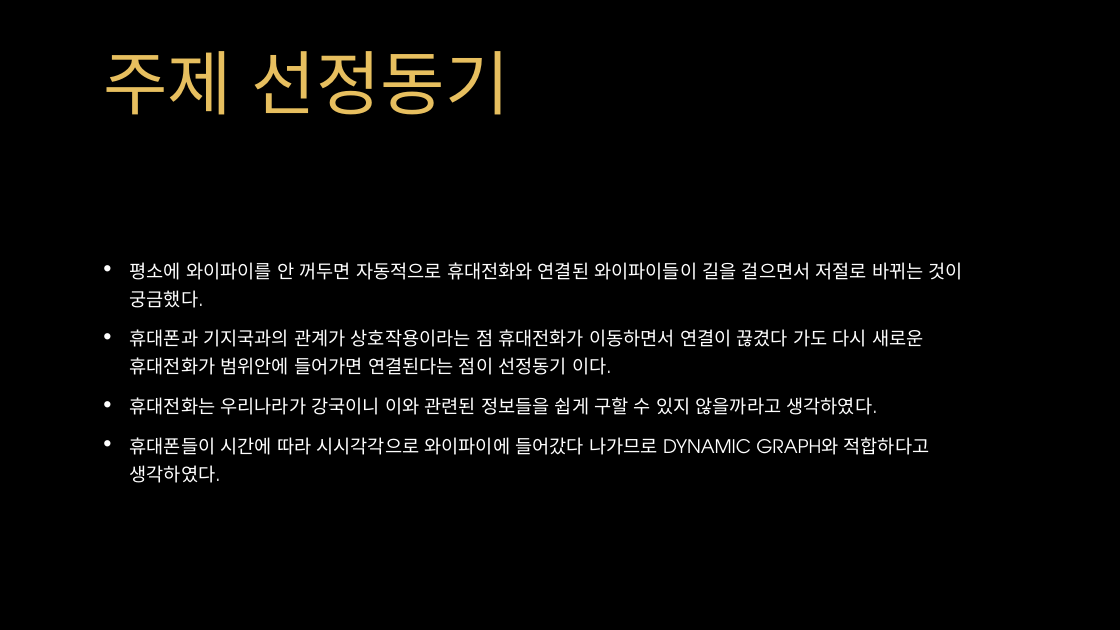
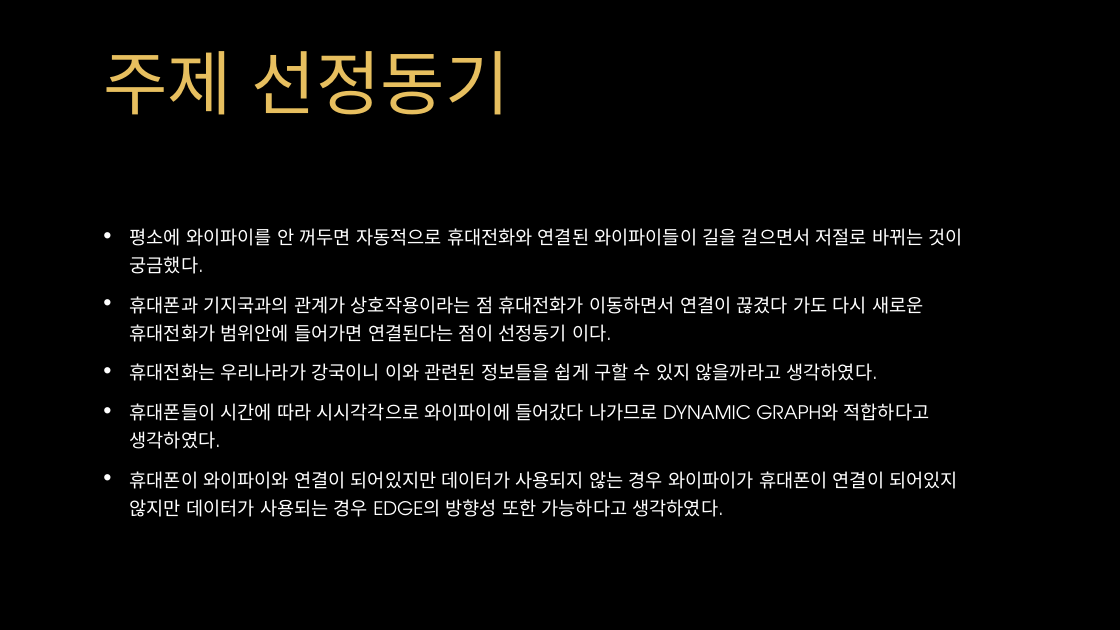
Before and after one commit to mukisang/Lecture_dataStructureDesign, a slide deck: slide 4 of 자료구조 설계 초안.pptx. Drawn at 1120x630 pixels with LibreOffice and Linux fonts; fonts in the diff are those of the drawing; background and template pictures are left out. Boxes give left, top, right and bottom in pixels: in the first picture for what was removed or moved away, otherwise in the second. Text is boxed around its words. In the diff, an @@ line names an element or a change of style, - is before the commit and + after.

```diff
--- a/자료구조 설계 초안.pptx
+++ b/자료구조 설계 초안.pptx
@@ text at <box>130,471,957,517</box>: paragraph added @@
+• 휴대폰이 와이파이와 연결이 되어있지만 데이터가 사용되지 않는 경우 와이파이가 휴대폰이 연결이 되어있지 않지만 데이터가 사용되는 경우 edge의 방향성 또한 가능하다고 생각하였다.
```
